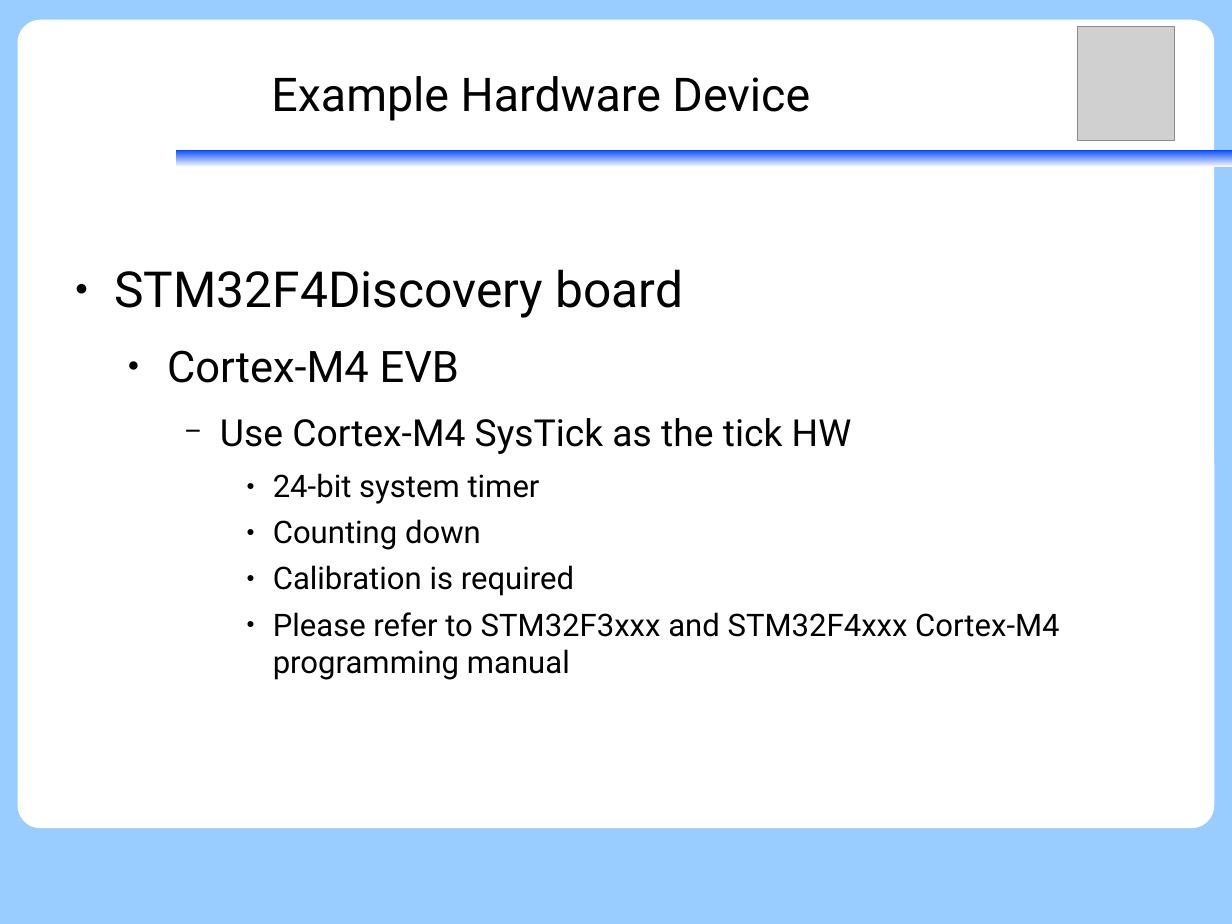
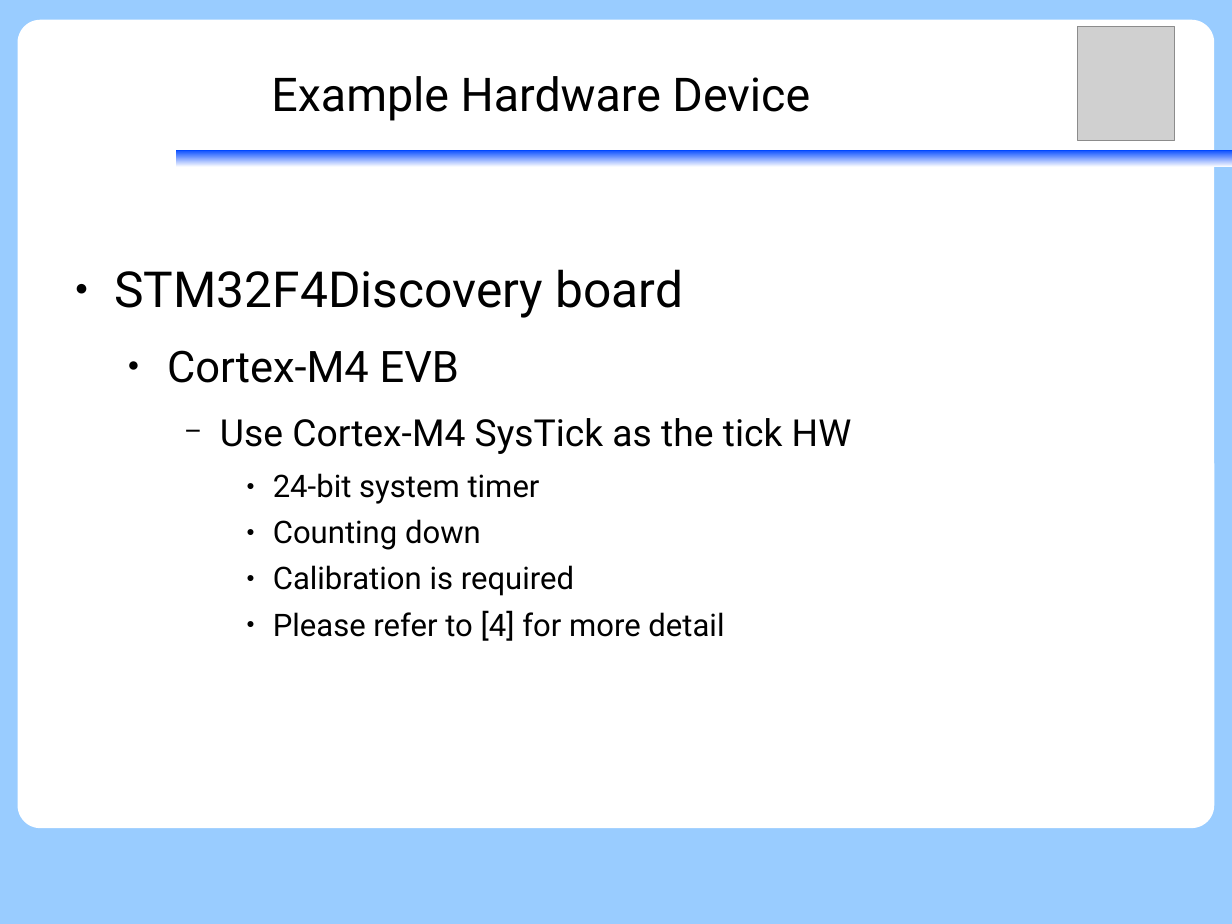
Before and after one commit to vh21/documents, a slide deck: slide 27 of ukernel/f9-microkernel-ktimer.odp (slide 26 before the commit). Drawn at 1232x924 pixels with LibreOffice and Linux fonts; fonts in the diff are those of the drawing; grey boxes stand for pictures. Boxes give left, top, right and bottom in pixels: in the first picture for what was removed or moved away, otherwise in the second. Text is boxed around its words. In the diff, an @@ line names an element or a change of style, - is before the commit and + after.

Commit message:
ukernel: f9kernel: update reference and tweak words

```diff
--- a/ukernel/f9-microkernel-ktimer.odp
+++ b/ukernel/f9-microkernel-ktimer.odp
@@ text at bbox=[273, 610, 724, 641]: text changed @@
-      ● Please refer to STM32F3xxx and STM32F4xxx Cortex-M4 programming manual
+      ● Please refer to [4] for more detail
```
Also in this commit, not shown: 7 other slides changed, 2 slides added.
